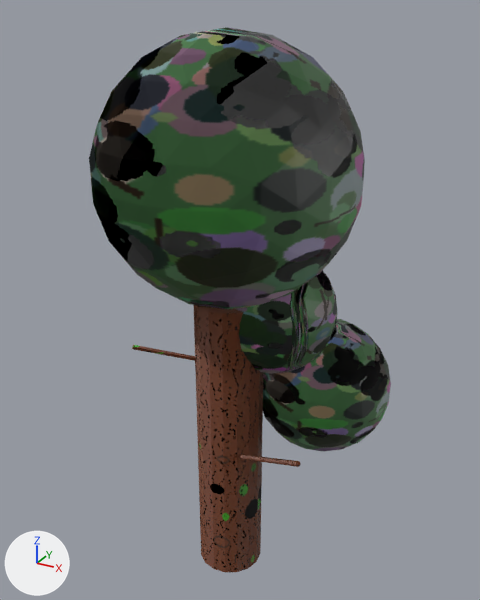
Two versions of the glTF model assets/models/trees/tree_10.glb, one commit apart.
Rendered twice from a 50 mm lens placed at (1.55, -2.71, 3.03), pointed at (0.0, 0.12, 1.62). Lighting does not change. The marker at lower left points along +X, +Y and +Z. Where no turn or scale is listed for an object, it has been applied to the vertices.

Objects in the first picture: 'tree_10_branch4', 'tree_10_crown0', 'tree_10_crown1', 'tree_10_crown2', 'tree_10_trunk'.
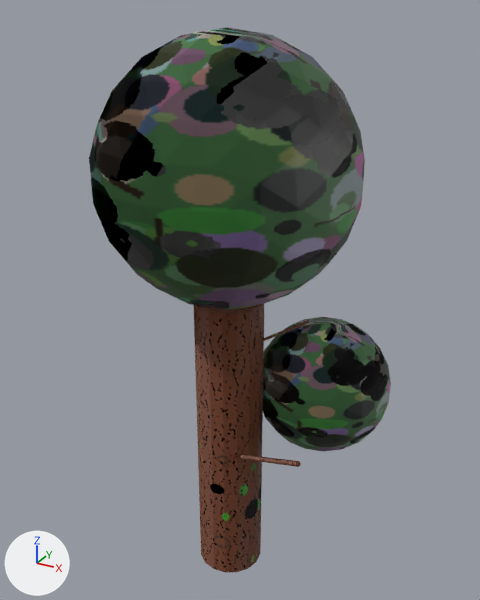
Boxes (x1, y1, x2, y2) around the edits, measured in the pictures (480 x 600 px):
'tree_10_crown2', deleted: before (234, 270, 337, 374)
'tree_10_branch4', deleted: before (132, 345, 197, 361)

The change in detail:
Object 'tree_10_crown2' (ob_tree_10_crown2) is deleted.
Object 'tree_10_branch4' (ob_tree_10_branch4) is deleted.
